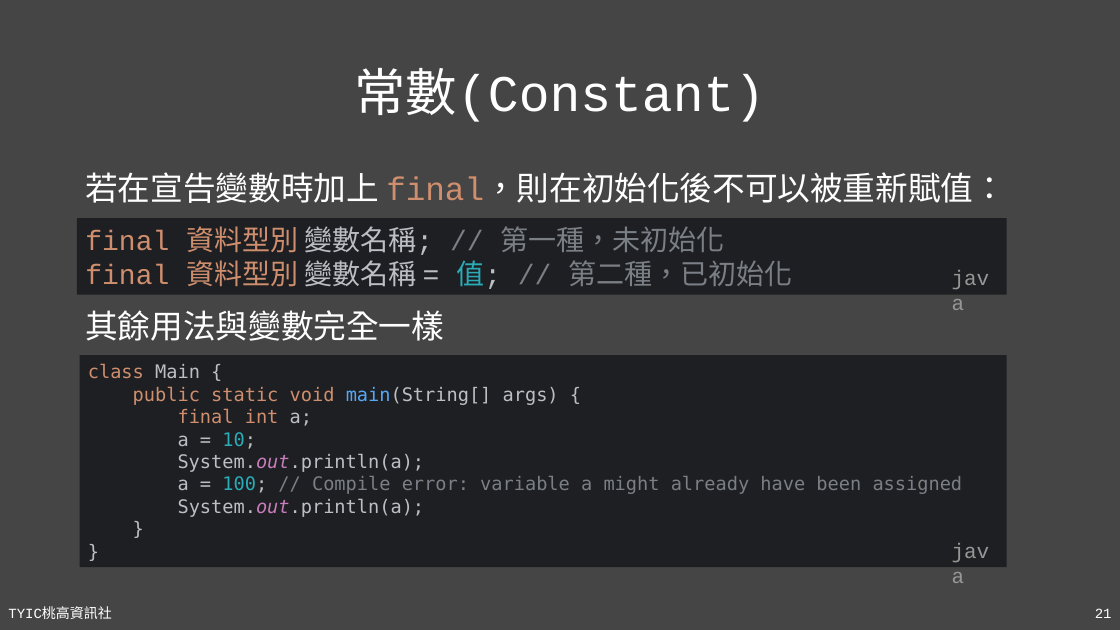
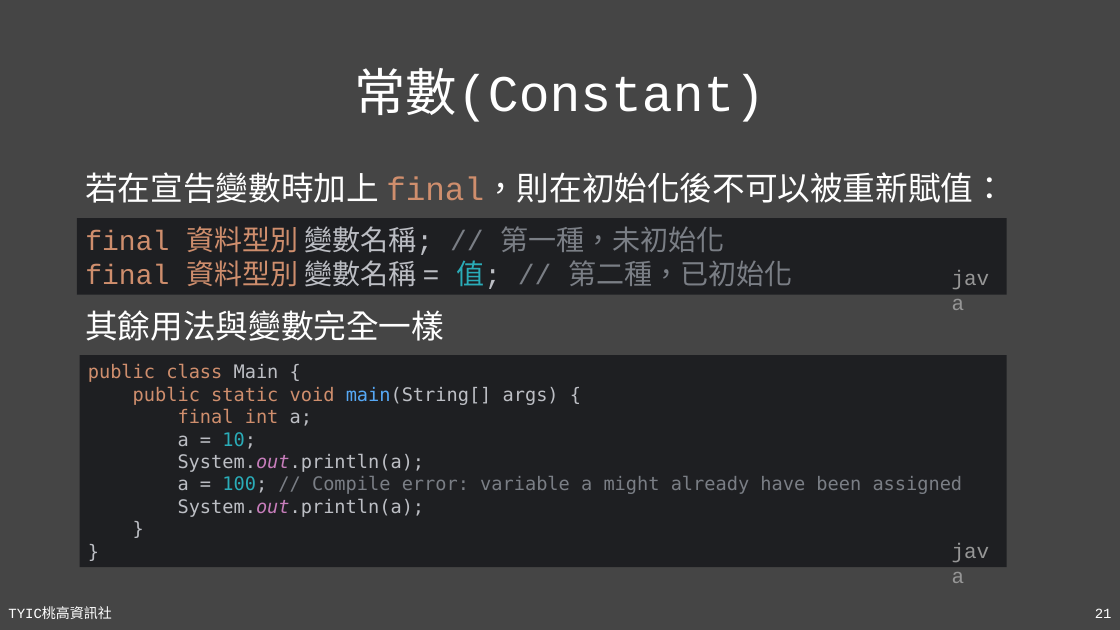
Before and after one commit to TYSHIC/slides, a slide deck: slide 21 of powerpoint/04_初探Java.pptx. Drawn at 1120x630 pixels with LibreOffice and Linux fonts; fonts in the diff are those of the drawing. Boxes give left, top, right and bottom in pixels: in the first picture for what was removed or moved away, otherwise in the second. Text is boxed around its words. In the diff, an @@ line names an element or a change of style, - is before the commit and + after.

```diff
--- a/powerpoint/04_初探Java.pptx
+++ b/powerpoint/04_初探Java.pptx
@@ text in rectangle at [88, 364, 963, 517]: text changed @@
-class Main {
-public static void main(String[] args) {
-final int a;
-a = 10;
-System.out.println(a);
-a = 100; // Compile error: variable a might already have been assigned
-System.out.println(a);
-}
-}
+public class Main {
+public static void main(String[] args) {
+final int a;
+a = 10;
+System.out.println(a);
+a = 100; // Compile error: variable a might already have been assigned
+System.out.println(a);
+}
+}
```
Also in this commit, not shown: 3 other slides changed, 3 slides added, 1 other file.
